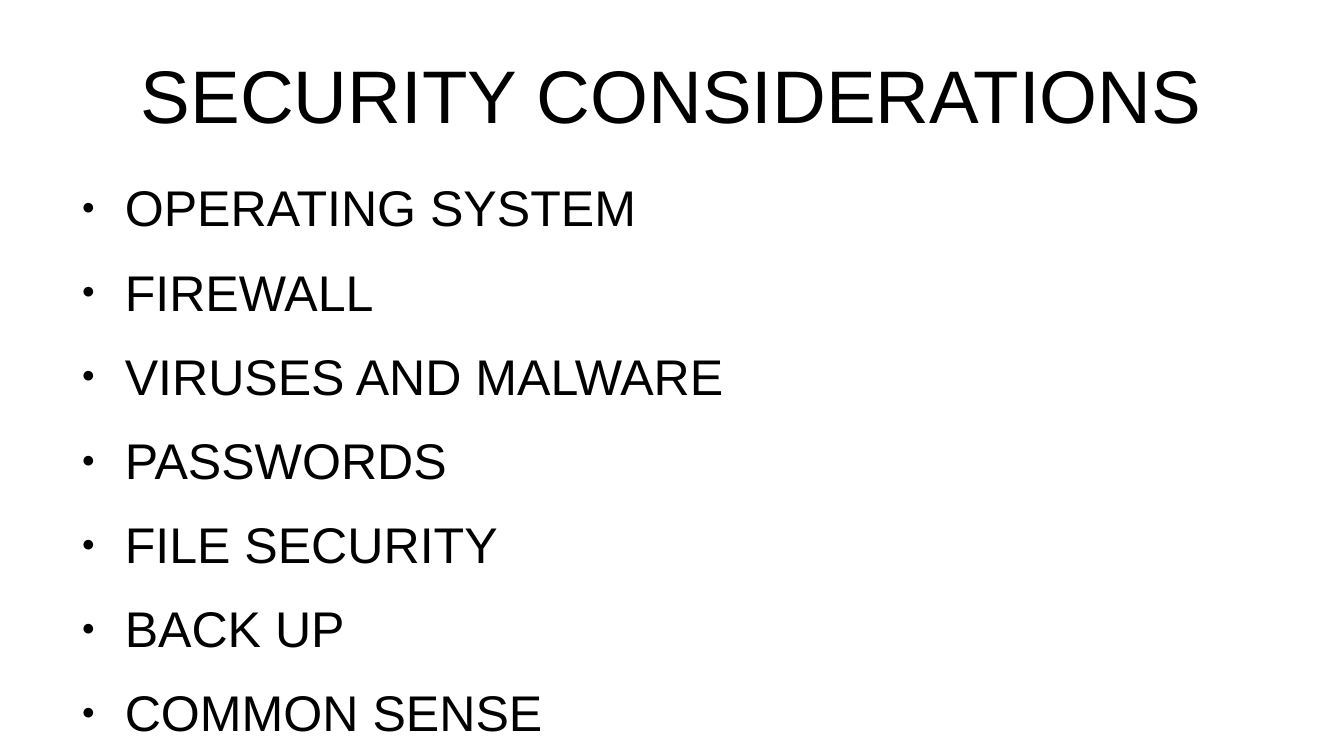
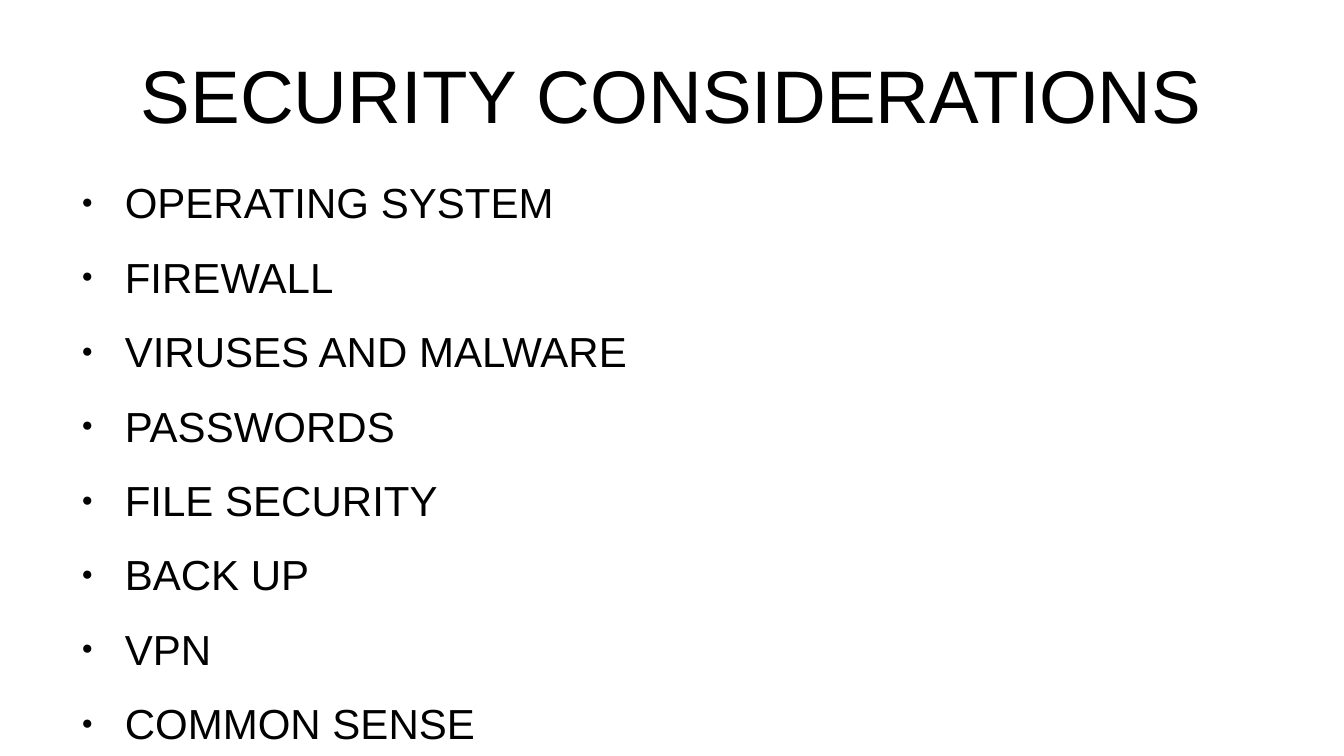
Before and after one commit to CochiseLinuxUsersGroup/Presentations, a slide deck: slide 2 of Security Considerations Encore.odp. Drawn at 1344x756 pixels with LibreOffice and Linux fonts; fonts in the diff are those of the drawing. Boxes give left, top, right and bottom in pixels: in the first picture for what was removed or moved away, otherwise in the second. Text is boxed around its words. In the diff, an @@ line names an element or a change of style, - is before the commit and + after.

```diff
--- a/Security Considerations Encore.odp
+++ b/Security Considerations Encore.odp
@@ text at [125,188,627,740]: size 29.6 to 24.8 pt @@
@@ text at [125,636,211,665]: paragraph added @@
+● VPN
```
Also in this commit, not shown: 7 other slides changed, 13 slides added, 6 slides removed.
